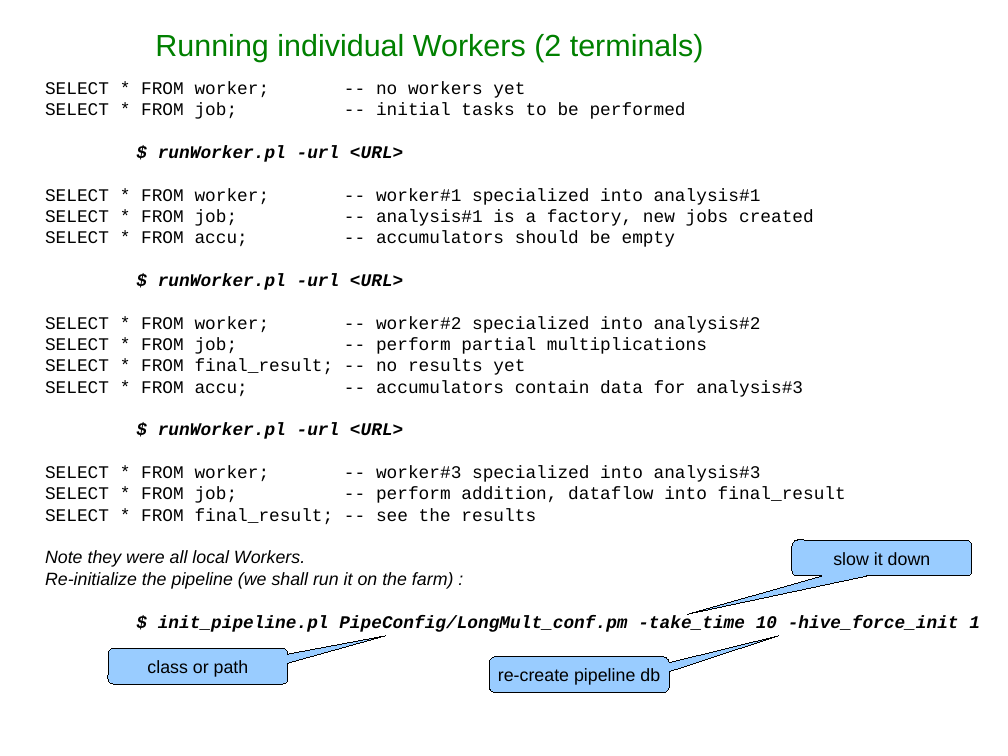
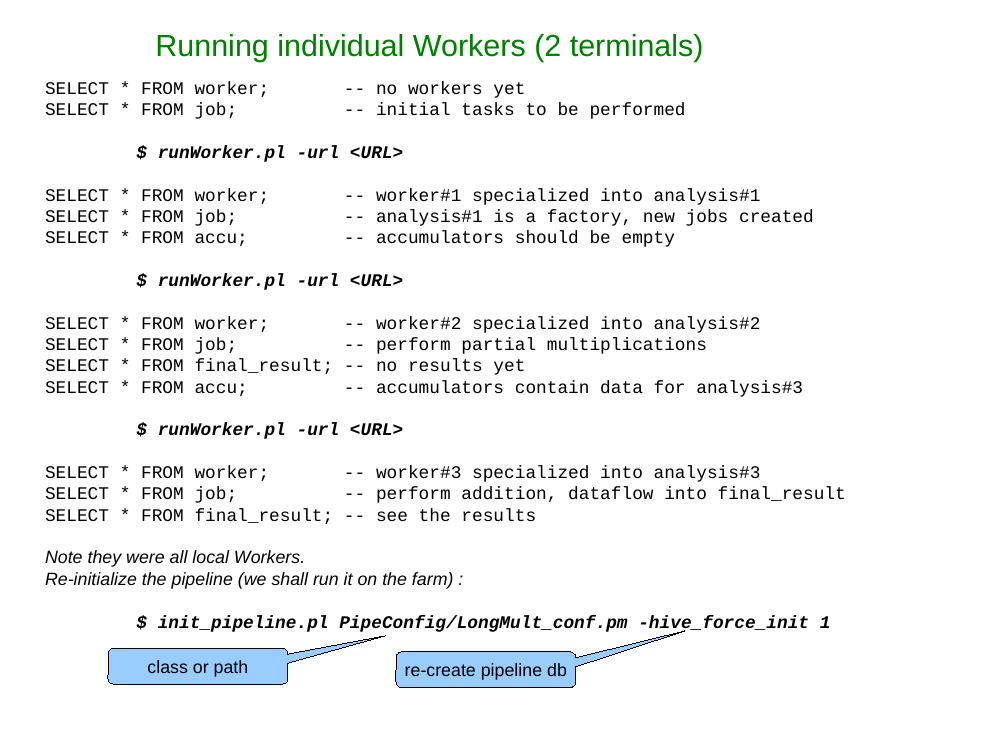
Before and after one commit to Ensembl/ensembl-hive, a slide deck: slide 11 of docs/presentations/HiveWorkshop_Sept2013/Slides_part1.odp. Drawn at 1008x756 pixels with LibreOffice and Linux fonts; fonts in the diff are those of the drawing; background and template pictures are left out. Boxes give left, top, right and bottom in pixels: in the first picture for what was removed or moved away, otherwise in the second. Text is boxed around its words. In the diff, an @@ line names an element or a change of style, - is before the commit and + after.

Commit message:
pipeline_name is now automatically computed from ClassName; simplified workshop's example files and slides

```diff
--- a/docs/presentations/HiveWorkshop_Sept2013/Slides_part1.odp
+++ b/docs/presentations/HiveWorkshop_Sept2013/Slides_part1.odp
@@ rounded speech box removed at (792,541,972,576) @@
-slow it down
@@ text at (158,615,831,633): text changed @@
-$ init_pipeline.pl PipeConfig/LongMult_conf.pm -take_time 10 -hive_force_init 1
+$ init_pipeline.pl PipeConfig/LongMult_conf.pm -hive_force_init 1
@@ rounded speech box "re-create pipeline db": place and size @@
-rounded speech box "re-create pipeline db" at (489,657,670,692)
+rounded speech box "re-create pipeline db" at (396,652,576,688)
```
Also in this commit, not shown: 1 other slide changed, 9 other files.
